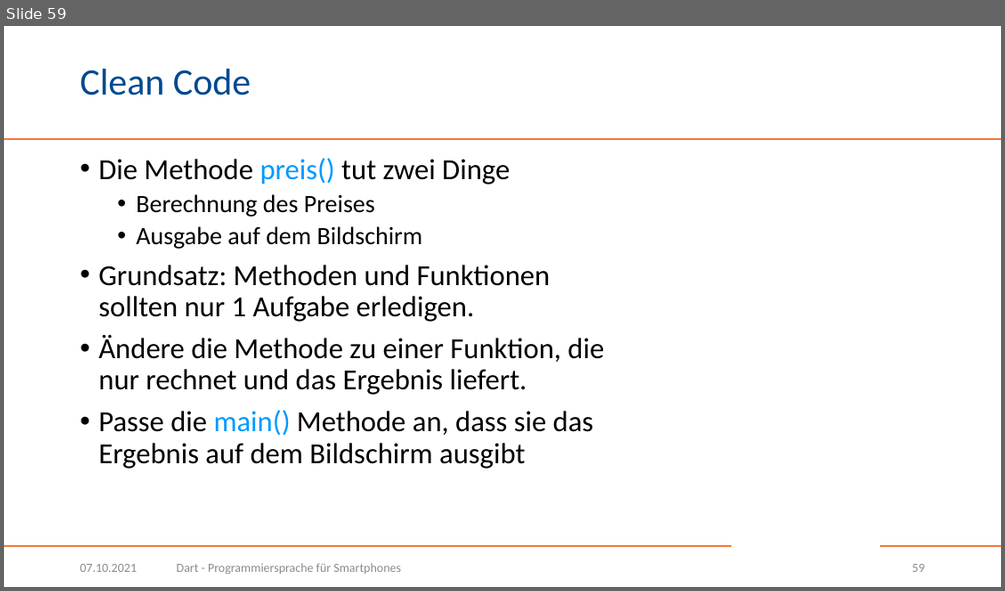
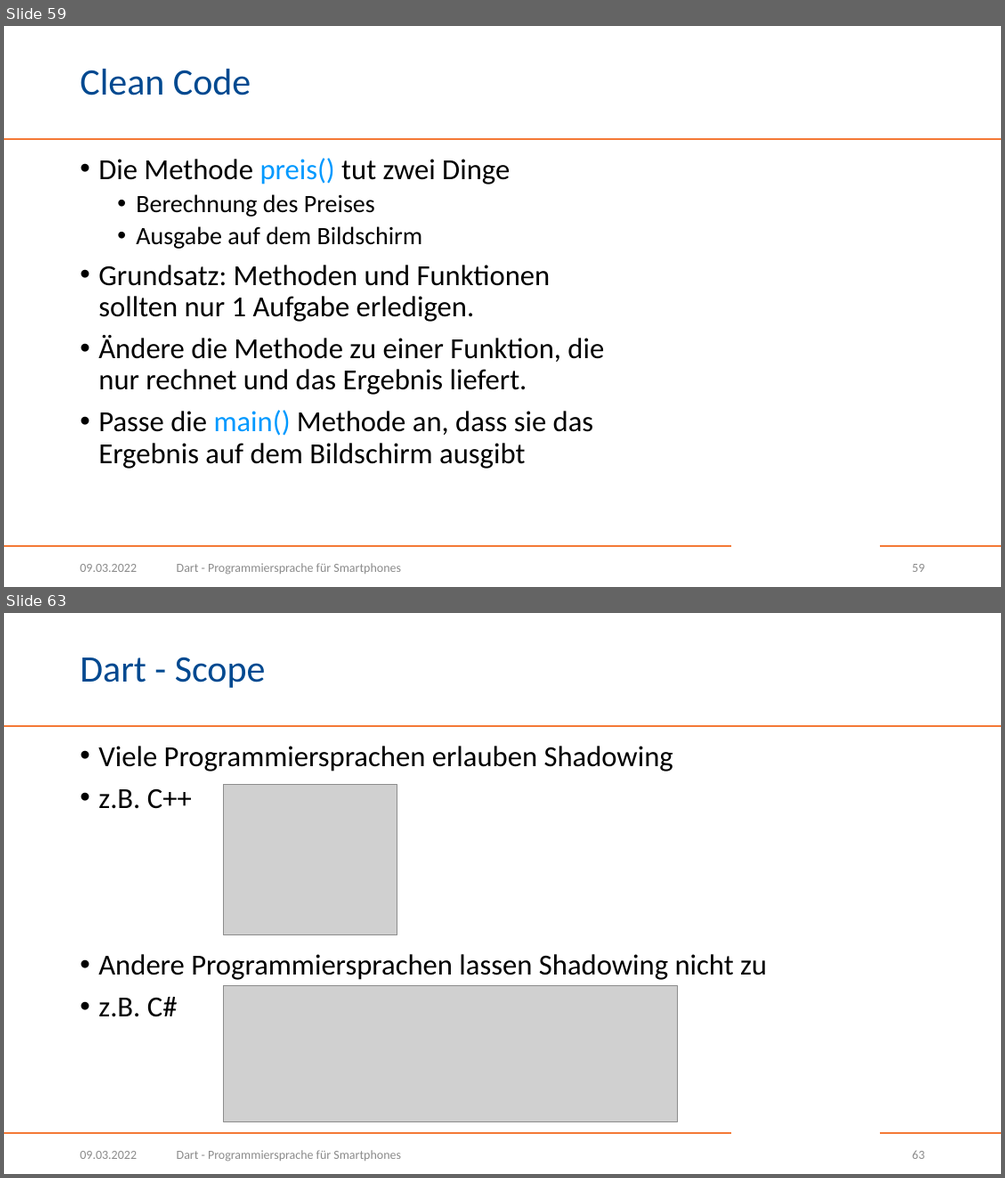
Before and after one commit to BogyMitutoyoCTL/Checklisten-App-2022.1, a slide deck: Dart.pptx. Shown one above the other, each under a label of ours: slide 59 before the commit, slides 59 and 63 after it; the slides between them are not shown. The pictures are 1005x591 and 1005x1178 pixels, drawn with LibreOffice and Linux fonts; fonts in the diff are those of the drawing; grey boxes stand for pictures; background and template pictures are left out. Boxes give left, top, right and bottom in pixels: in the first picture for what was removed or moved away, otherwise in the second. Text is boxed around its words. In the diff, an @@ line names an element or a change of style, - is before the commit and + after.

Commit message:
Dart presentation: add chapters for scope and lambdas

```diff
--- a/Dart.pptx
+++ b/Dart.pptx
@@ slide 63 added at bbox=[4, 613, 1001, 1174], background #FFFFFF; not listed: 3 template elements that a slide beside it also shows @@
@@ title added at bbox=[80, 657, 266, 688], 36 pt, text #004990 @@
+Dart - Scope
@@ text added at bbox=[98, 746, 767, 1017], 28 pt, text #000000 @@
+• Viele Programmiersprachen erlauben Shadowing
+• z.B. C++
+• Andere Programmiersprachen lassen Shadowing nicht zu
+• z.B. C#
@@ picture added at bbox=[224, 785, 397, 935] @@
@@ picture added at bbox=[224, 985, 678, 1121] @@
@@ text added at bbox=[80, 1151, 137, 1159], 12 pt, text #8C8C8C @@
+09.03.2022
@@ text added at bbox=[177, 1150, 401, 1161], 12 pt, text #8C8C8C @@
+Dart - Programmiersprache für Smartphones
@@ page number added at bbox=[912, 1150, 924, 1159], 12 pt, text #8C8C8C @@
+63
@@ slide 59 changed as well @@
@@ text at bbox=[80, 564, 137, 572]: text changed @@
-07.10.2021
+09.03.2022
```
Also in this commit, not shown: 89 other slides changed, 9 other slides added.
